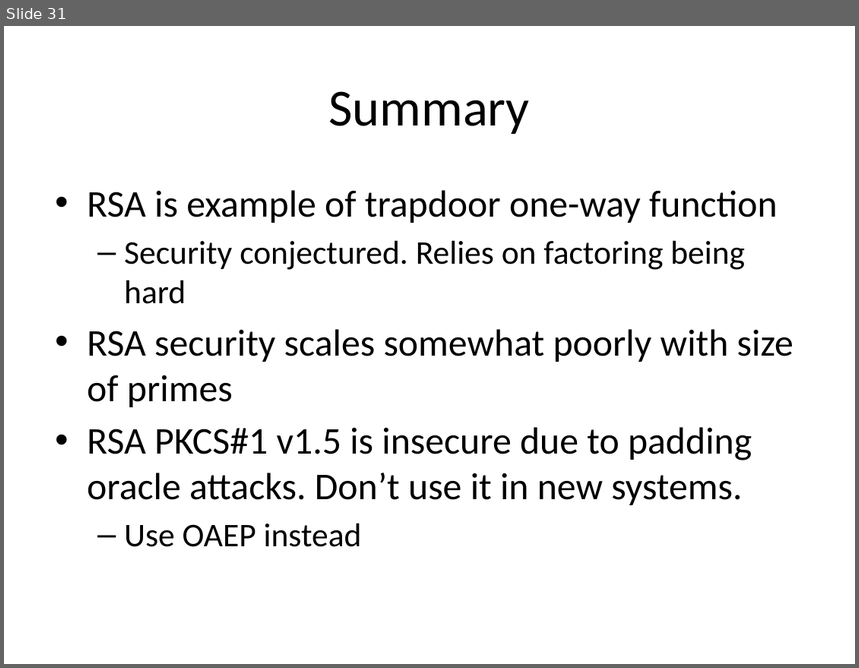
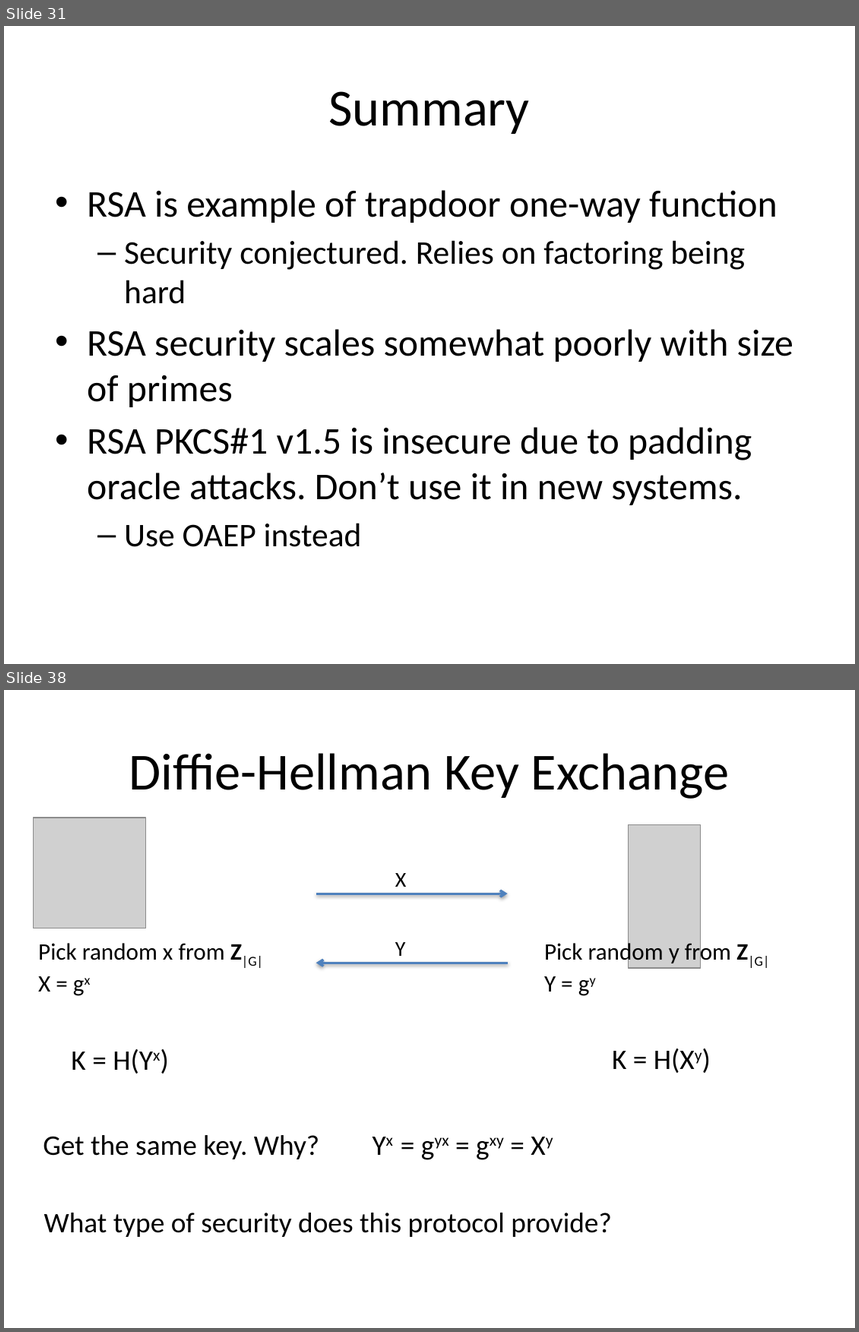
Before and after one commit to varunnagpaal/CS5830-Spring16, a slide deck: slides/rsa.pptx. Shown one above the other, each under a label of ours: slide 31 before the commit, slides 31 and 38 after it; the slides between them are not shown. The pictures are 859x668 and 859x1332 pixels, drawn with LibreOffice and Linux fonts; fonts in the diff are those of the drawing; grey boxes stand for pictures. Boxes give left, top, right and bottom in pixels: in the first picture for what was removed or moved away, otherwise in the second. Text is boxed around its words. In the diff, an @@ line names an element or a change of style, - is before the commit and + after.

```diff
--- a/slides/rsa.pptx
+++ b/slides/rsa.pptx
@@ slide 38 added at (x1=4, y1=690, x2=855, y2=1328), background #FFFFFF @@
@@ title added at (x1=129, y1=753, x2=730, y2=799), 44 pt, text #000000 @@
+Diffie-Hellman Key Exchange
@@ picture added at (x1=34, y1=818, x2=146, y2=929) @@
@@ picture added at (x1=628, y1=825, x2=700, y2=968) @@
@@ arrow added from (316, 894) to (508, 894), #4F81BD 2 pt @@
@@ text added at (x1=395, y1=873, x2=407, y2=887), 18 pt, text #000000 @@
+X
@@ text added at (x1=544, y1=940, x2=769, y2=992), 20 pt, text #000000 @@
+Pick random y from Z|G|
+Y = gy
@@ text added at (x1=38, y1=943, x2=263, y2=992), 20 pt, text #000000 @@
+Pick random x from Z|G|
+X = gx
@@ text added at (x1=395, y1=942, x2=406, y2=956), 18 pt, text #000000 @@
+Y
@@ arrow added from (508, 964) to (316, 964), #4F81BD 2 pt @@
@@ text added at (x1=71, y1=1049, x2=449, y2=1149), 24 pt, text #000000 @@
+K = H(Yx)
@@ text added at (x1=490, y1=1049, x2=695, y2=1149), 24 pt, text #000000 @@
+K = H(Xy)
@@ text added at (x1=364, y1=1122, x2=572, y2=1165), 24 pt, text #000000 @@
+Yx = gyx = gxy = Xy
@@ text added at (x1=43, y1=1135, x2=319, y2=1160), 24 pt, text #000000 @@
+Get the same key. Why?
@@ text added at (x1=44, y1=1213, x2=611, y2=1237), 24 pt, text #000000 @@
+What type of security does this protocol provide?
```
Also in this commit, not shown: 8 other slides added, 2 other files.
